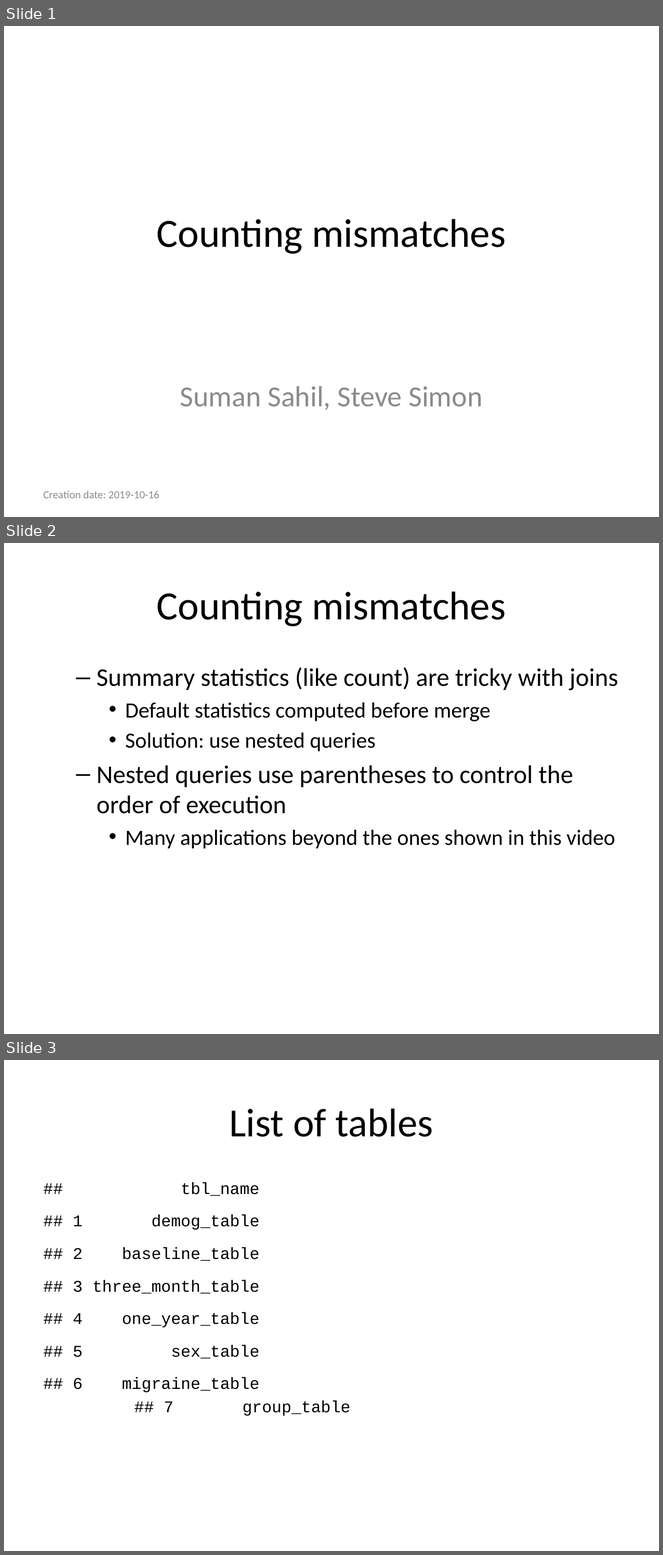
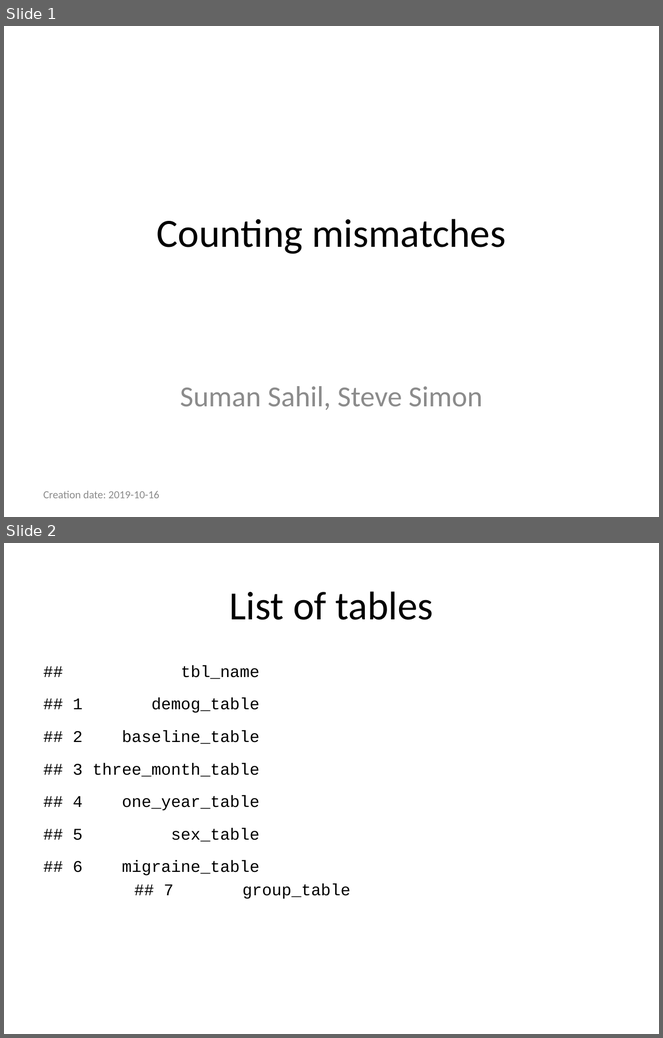
Before and after one commit to pmean/introduction-to-sql, a slide deck: module14-handling-mismatches/counting-mismatches.pptx. Shown one above the other, each under a label of ours: slides 1, 2 and 3 before the commit, slides 1 and 2 after it. The pictures are 663x1555 and 663x1038 pixels, drawn with LibreOffice and Linux fonts; fonts in the diff are those of the drawing. Boxes give left, top, right and bottom in pixels: in the first picture for what was removed or moved away, otherwise in the second. Text is boxed around its words. In the diff, an @@ line names an element or a change of style, - is before the commit and + after.

```diff
--- a/module14-handling-mismatches/counting-mismatches.pptx
+++ b/module14-handling-mismatches/counting-mismatches.pptx
@@ slide 2 removed at (x1=4, y1=543, x2=659, y2=1034), background #FFFFFF @@
@@ title removed at (x1=157, y1=591, x2=506, y2=627) @@
-Counting mismatches
@@ text removed at (x1=97, y1=667, x2=619, y2=849) @@
-  – Summary statistics (like count) are tricky with joins
-    • Default statistics computed before merge
-    • Solution: use nested queries
-  – Nested queries use parentheses to control the order of execution
-    • Many applications beyond the ones shown in this video
@@ what was slide 3 is now slide 2 @@
```
Also in this commit, not shown: 3 other files.
